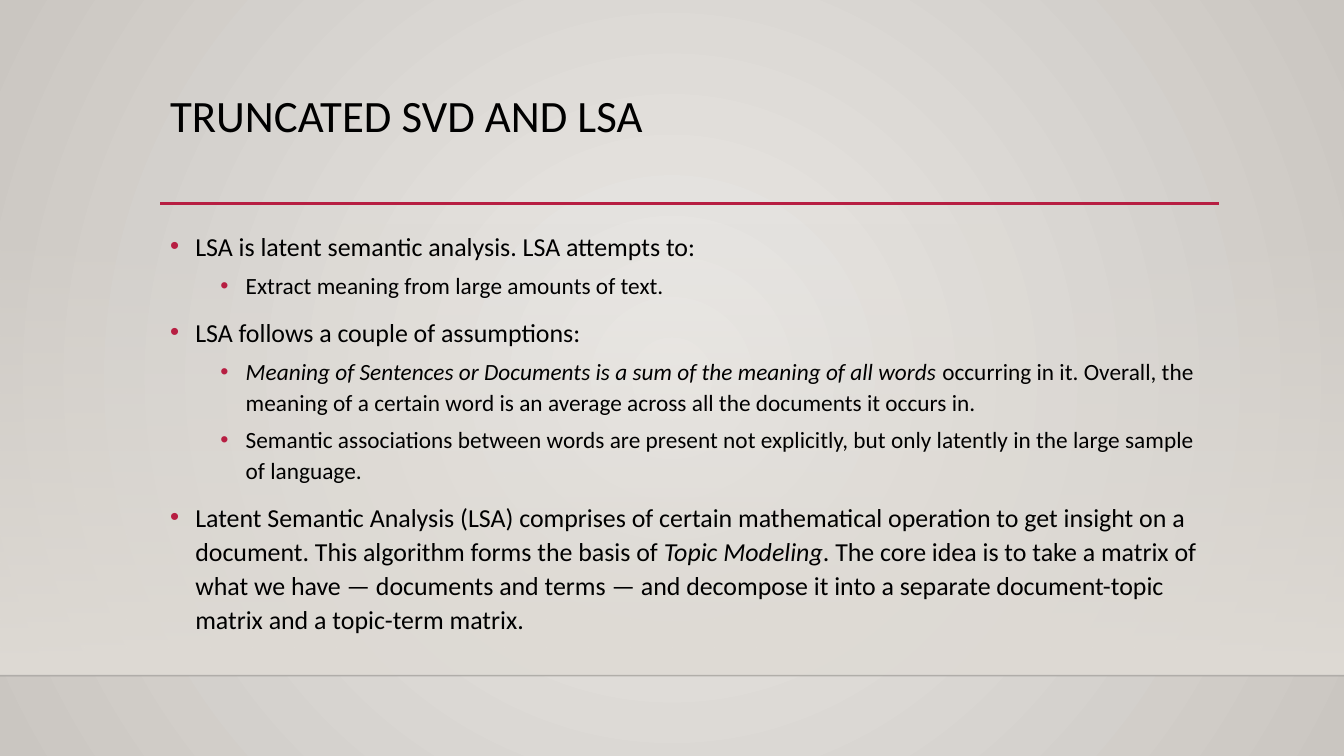
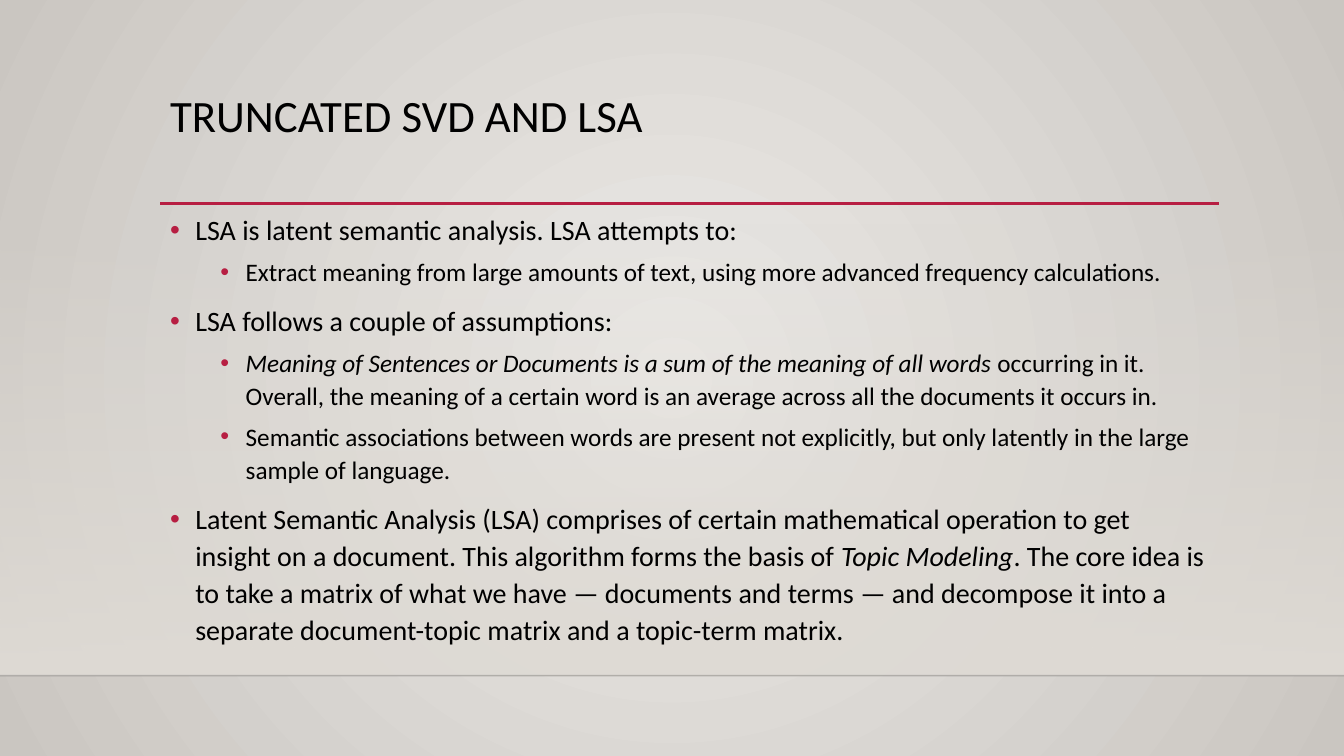
Before and after one commit to calvint13/Intro_to_Machine_Learning_Student_Workbooks, a slide deck: slide 9 of reference_content/Slides/NLP_2.pptx. Drawn at 1344x756 pixels with LibreOffice and Linux fonts; fonts in the diff are those of the drawing; background and template pictures are left out. Boxes give left, top, right and bottom in pixels: in the first picture for what was removed or moved away, otherwise in the second. Text is boxed around its words. In the diff, an @@ line names an element or a change of style, - is before the commit and + after.

```diff
--- a/reference_content/Slides/NLP_2.pptx
+++ b/reference_content/Slides/NLP_2.pptx
@@ text "LSA is latent semantic analysis. ...": place and size @@
-text "LSA is latent semantic analysis. ..." at (195,238,1197,633)
+text "LSA is latent semantic analysis. ..." at (195,220,1204,645)
@@ text at (195,220,1204,645): size 18.5 to 20 pt in "LSA is latent semantic analysis. LSA attempts ...", "LSA follows a couple of assumptions:", "Latent Semantic Analysis (LSA) comprises of certain ..."; size 16.6 to 18 pt in "Meaning of Sentences or Documents is a ...", "Semantic associations between words are present not ..." @@
@@ text at (246,263,1160,286): text changed; size 16.6 to 18 pt @@
-  • Extract meaning from large amounts of text.
+  • Extract meaning from large amounts of text, using more advanced frequency calculations.
```
Also in this commit, not shown: 2 slides added, 1 slide removed, 25 other files.
